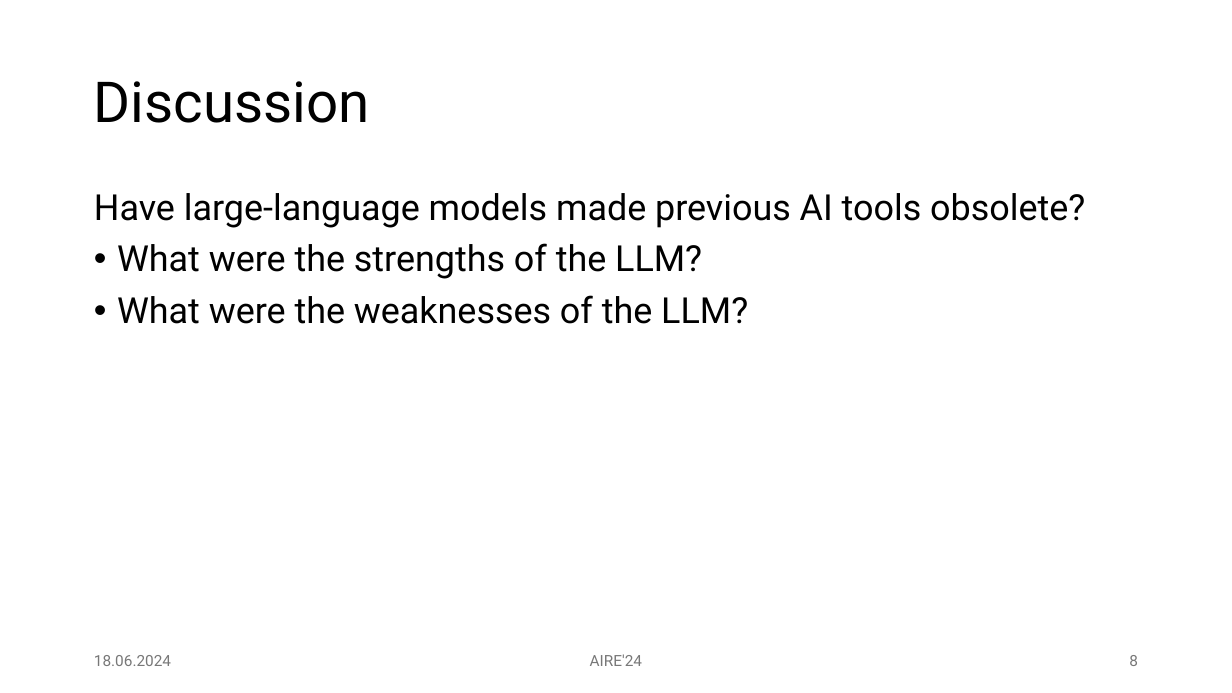
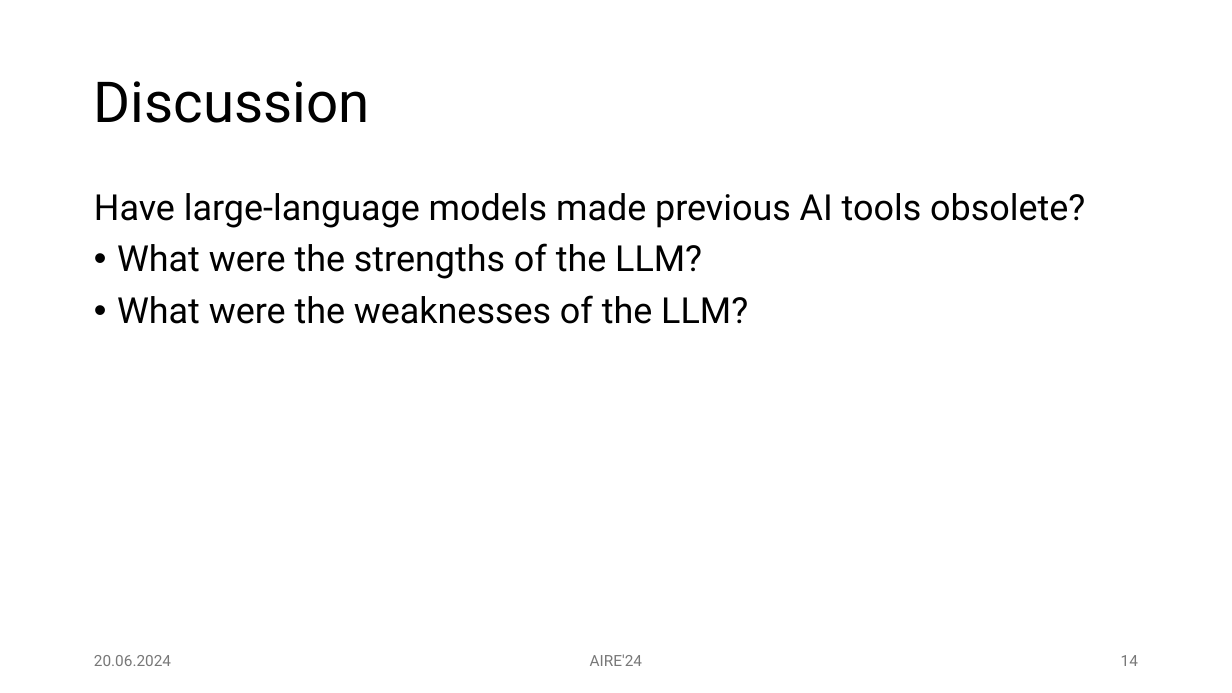
Before and after one commit to skopczynska/aire24-activity, a slide deck: slide 14 of presentation/aire24-activity-slides.pptx (slide 8 before the commit). Drawn at 1232x693 pixels with LibreOffice and Linux fonts; fonts in the diff are those of the drawing. Boxes give left, top, right and bottom in pixels: in the first picture for what was removed or moved away, otherwise in the second. Text is boxed around its words. In the diff, an @@ line names an element or a change of style, - is before the commit and + after.

```diff
--- a/presentation/aire24-activity-slides.pptx
+++ b/presentation/aire24-activity-slides.pptx
@@ text at (94,655,171,666): text changed @@
-18.06.2024
+20.06.2024
@@ page number at (1121,655,1138,666): text changed @@
-8
+14
```
Also in this commit, not shown: 7 other slides changed, 7 slides added, 1 other file.
